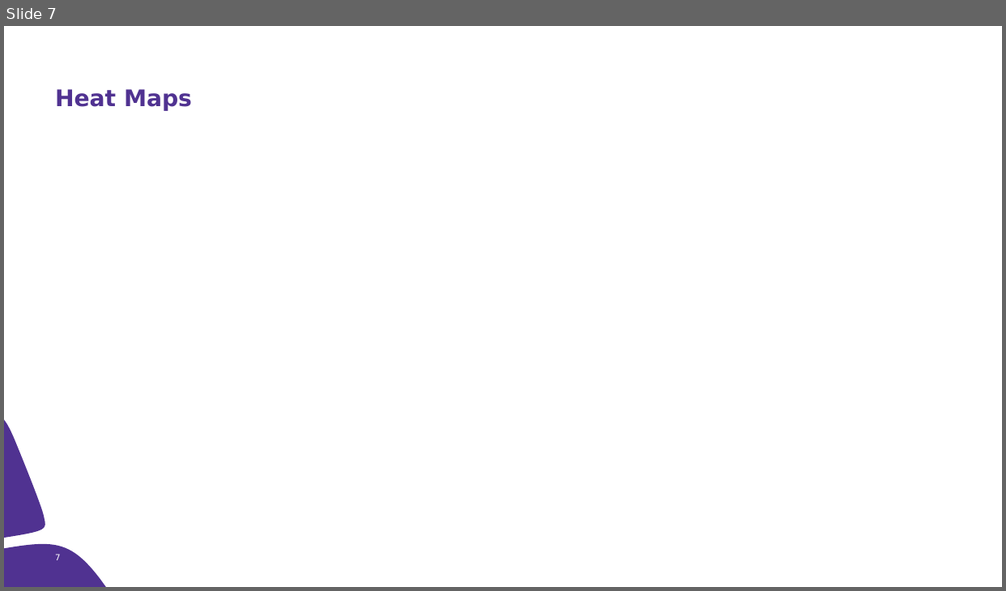
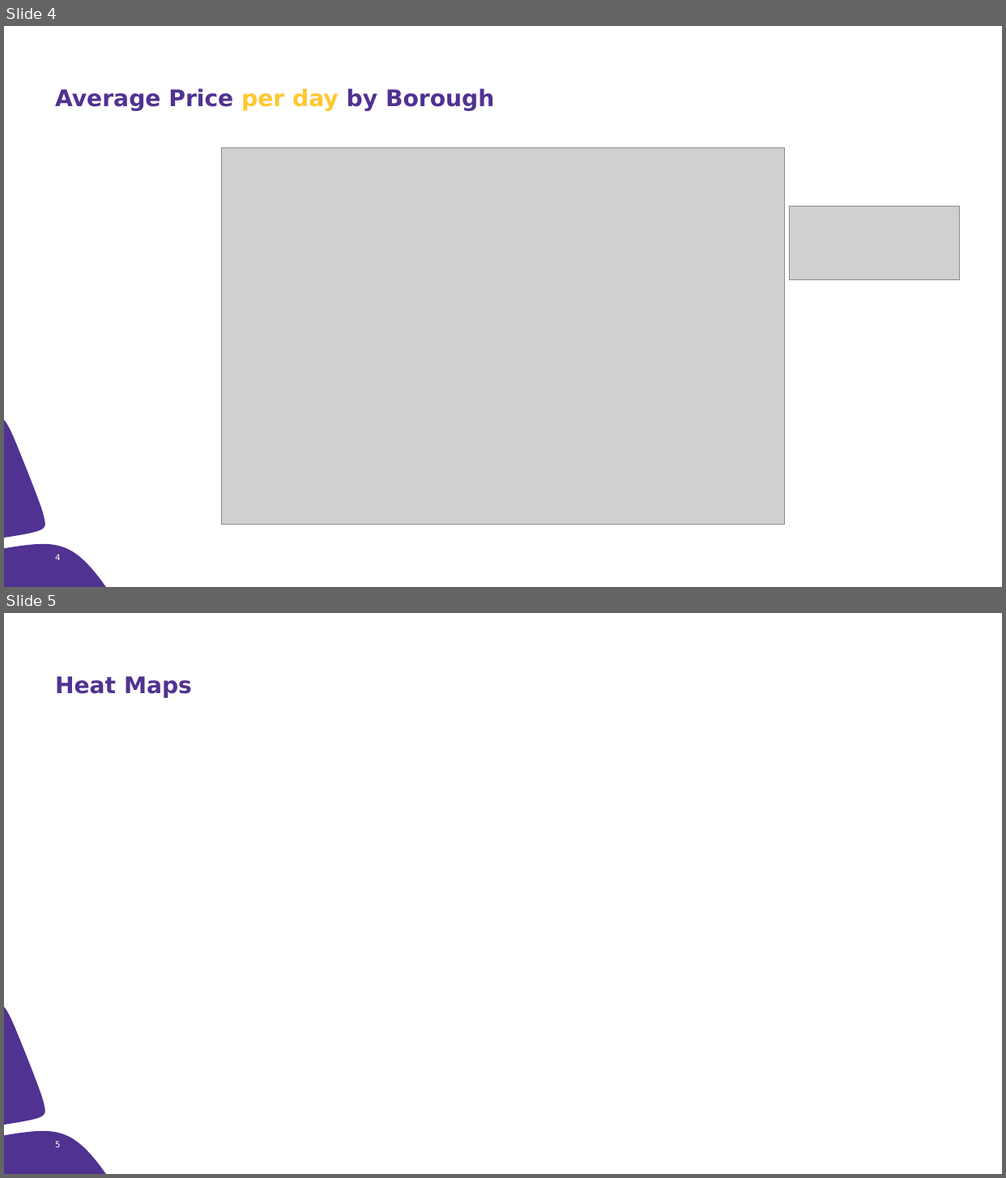
Before and after one commit to christinemazur/project1, a slide deck: AirBNB.pptx. Shown one above the other, each under a label of ours: slide 7 before the commit, slides 4 and 5 after it. The pictures are 1006x591 and 1006x1178 pixels, drawn with LibreOffice and Linux fonts; fonts in the diff are those of the drawing; grey boxes stand for pictures. Boxes give left, top, right and bottom in pixels: in the first picture for what was removed or moved away, otherwise in the second. Text is boxed around its words. In the diff, an @@ line names an element or a change of style, - is before the commit and + after.

```diff
--- a/AirBNB.pptx
+++ b/AirBNB.pptx
@@ slide 4 added at [4,26,1002,587], background #FFFFFF; not listed: 2 template elements that a slide beside it also shows @@
@@ title added at [55,88,494,111], 22 pt, text #503291, bold @@
+Average Price per day by Borough
@@ picture added at [221,148,785,525] @@
@@ picture added at [790,206,959,280] @@
@@ rectangle added at [875,525,965,572], fill #FFFFFF @@
@@ page number added at [55,554,61,561], 8 pt, text #FFFFFF @@
+4
@@ rectangle added at [96,548,468,569], fill #FFFFFF @@
@@ what was slide 7 is now slide 5 @@
@@ page number at [55,1141,61,1148]: text changed @@
-7
+5
```
Also in this commit, not shown: 5 slides changed, 8 other slides added, 2 slides removed, 4 other files.
